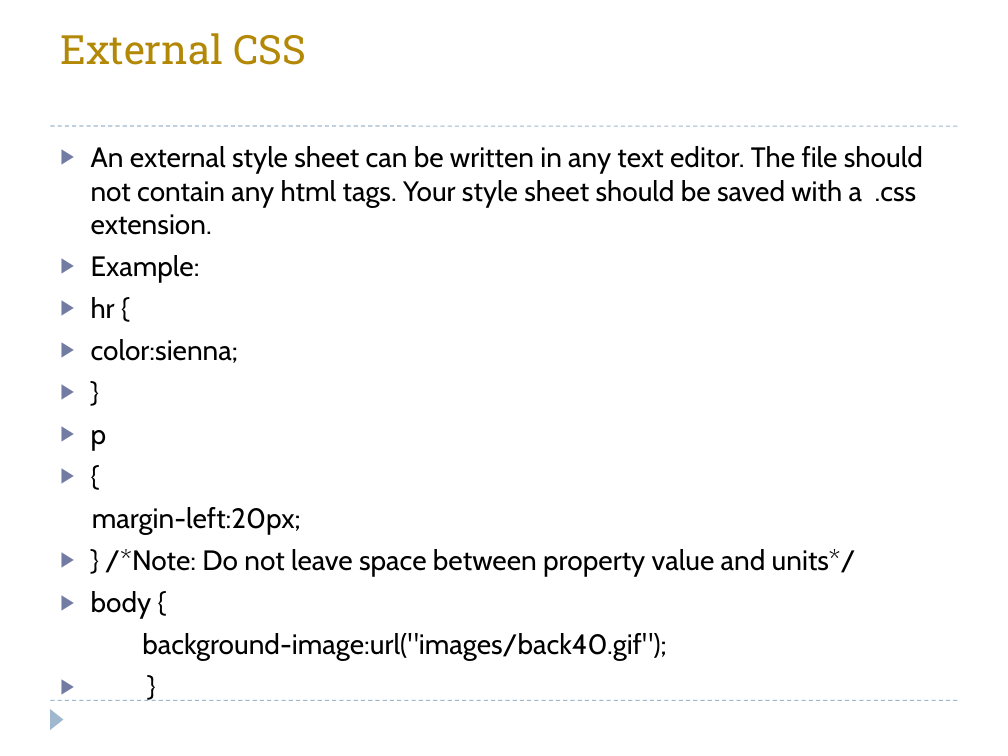
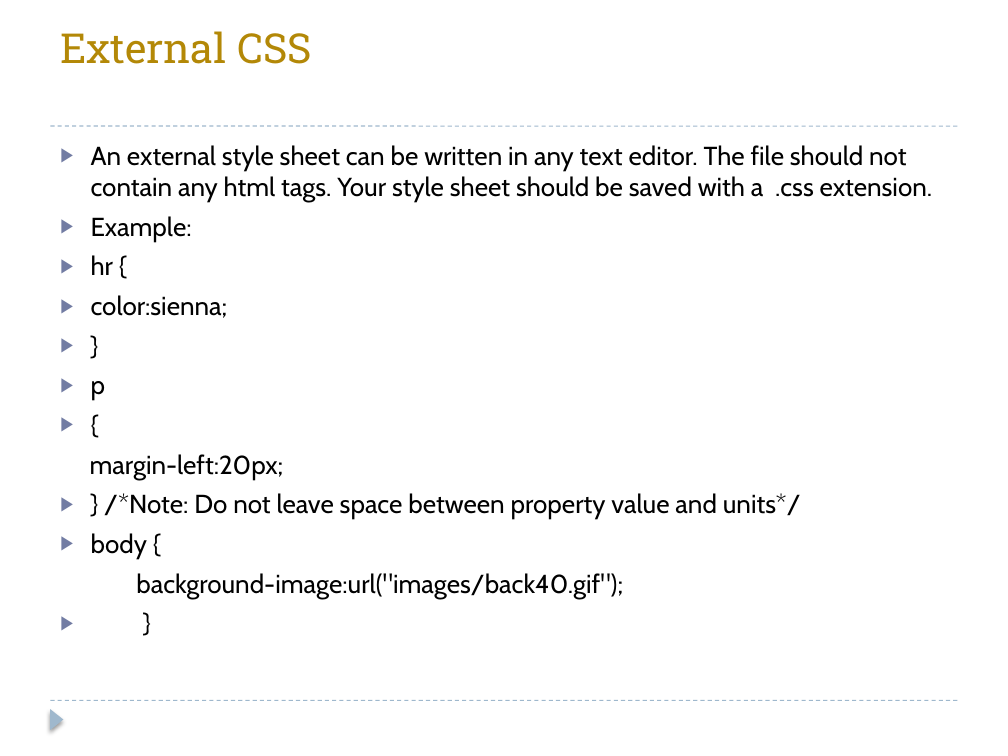
Before and after one commit to Reeves9/Class-Notes, a slide deck: slide 6 of 5th SEM/Web Technology/css.pptx. Drawn at 1008x756 pixels with LibreOffice and Linux fonts; fonts in the diff are those of the drawing. Boxes give left, top, right and bottom in pixels: in the first picture for what was removed or moved away, otherwise in the second. Text is boxed around its words. In the diff, an @@ line names an element or a change of style, - is before the commit and + after.

```diff
--- a/5th SEM/Web Technology/css.pptx
+++ b/5th SEM/Web Technology/css.pptx
@@ title "External CSS" at (60,31,311,64): size 28.8 to 29.4 pt @@
@@ text "An external style sheet can ..." at (90,145,933,599): size 20 to 18.6 pt @@
@@ triangle at (50,709,64,730): shadow on @@
```
Also in this commit, not shown: 66 other slides changed, 2 other files.
